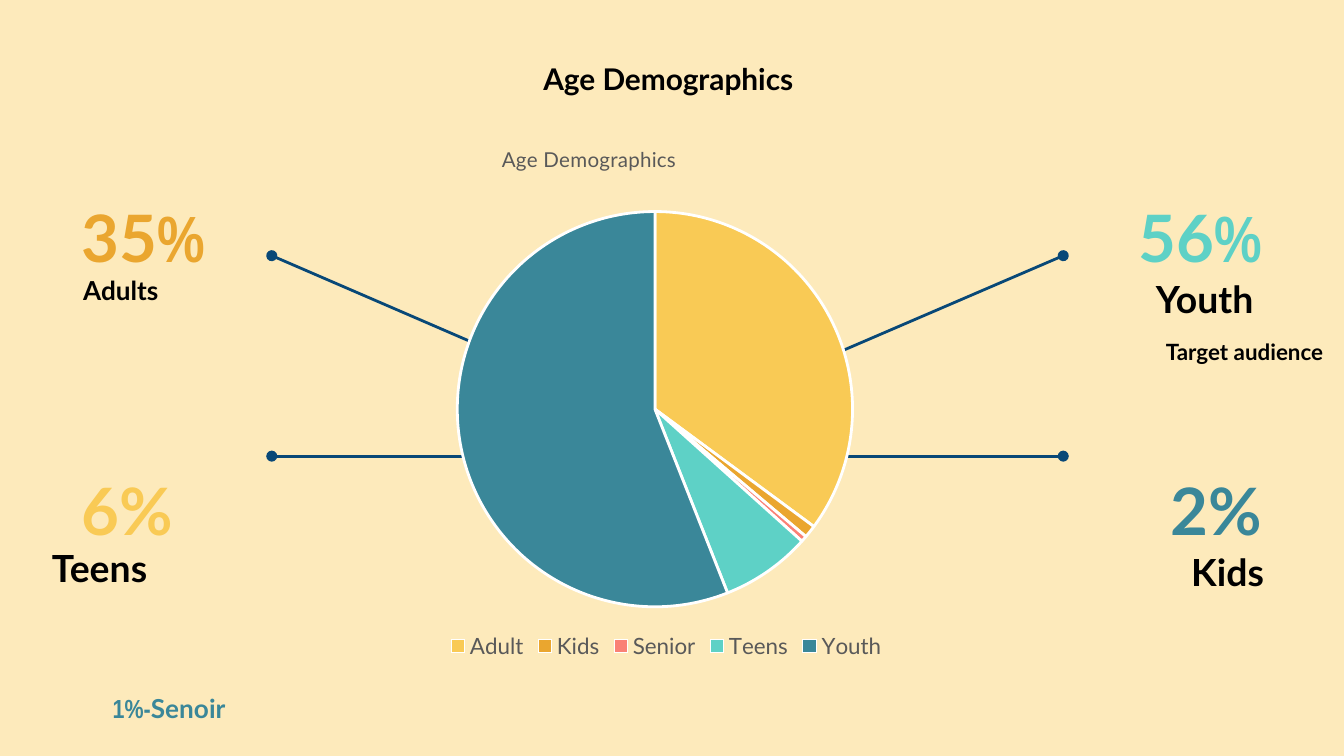
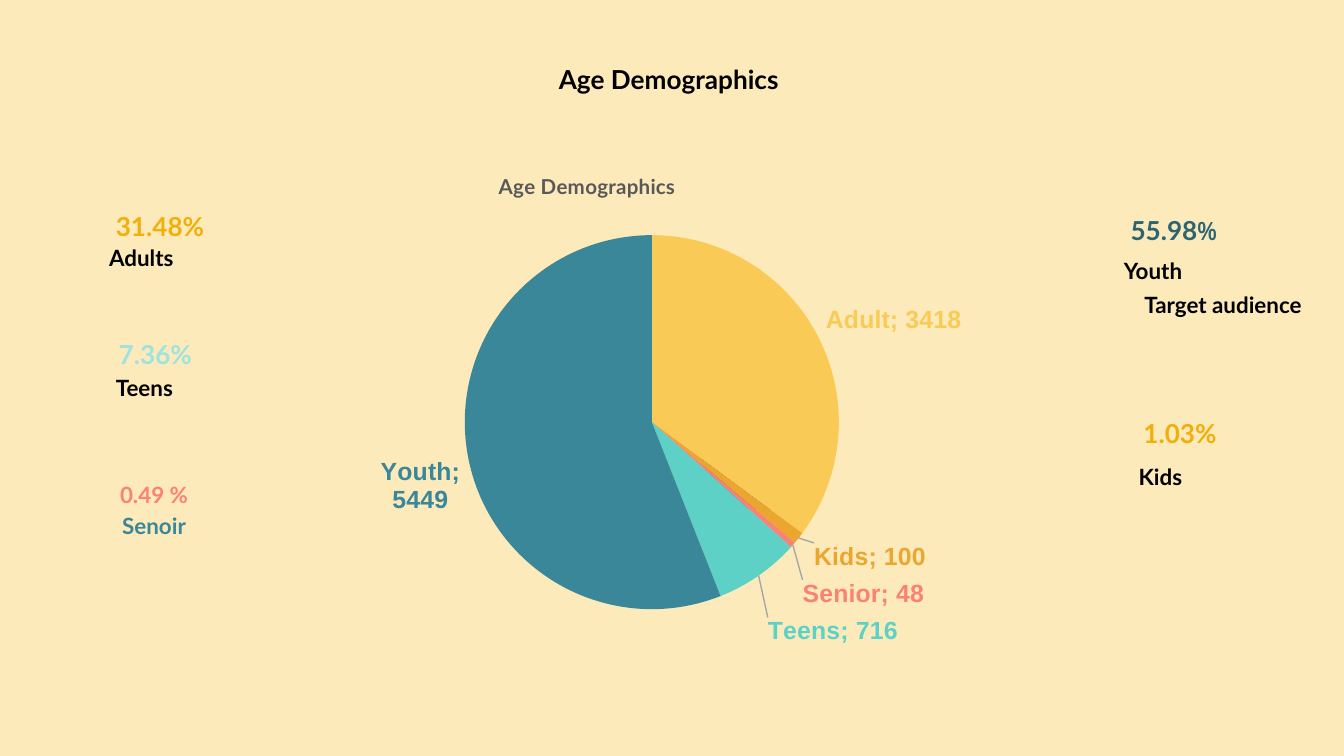
Before and after one commit to Lihle830/BTV-Subscriber-Base-Analysis, a slide deck: slide 3 of Presentation deck/Slides Presantation..pptx (slide 4 before the commit). Drawn at 1344x756 pixels with LibreOffice and Linux fonts; fonts in the diff are those of the drawing. Boxes give left, top, right and bottom in pixels: in the first picture for what was removed or moved away, otherwise in the second. Text is boxed around its words. In the diff, an @@ line names an element or a change of style, - is before the commit and + after.

Commit message:
Slides Presentation

```diff
--- a/Presentation deck/Slides Presantation..pptx
+++ b/Presentation deck/Slides Presantation..pptx
@@ title "Age Demographics" at [559, 69, 779, 94]: size 16 to 14 pt @@
@@ pie chart at [294, 105, 1034, 664] @@
-Series 1: 35, 1, 0, 7, 56
+Series 1: 3418, 100, 48, 716, 5449
@@ data labels of Series 1 added @@
@@ legend changed @@
@@ lettering changed @@
@@ pie chart: place and size @@
-pie chart at [297, 74, 1036, 665]
+pie chart at [294, 105, 1034, 664]
@@ text "Adults": place and size @@
-text "Adults" at [83, 280, 158, 301]
+text "Adults" at [109, 249, 173, 266]
@@ text "Adults" at [109, 249, 173, 266]: size 14 to 12 pt @@
@@ text at [116, 217, 204, 236]: text changed; size 35 to 14 pt; text colour #EAA62F to #F2AF09 @@
-35%
+31.48%
@@ text "Youth": place and size @@
-text "Youth" at [1156, 285, 1254, 314]
+text "Youth" at [1124, 262, 1182, 279]
@@ text at [1131, 221, 1217, 240]: text changed; size 35 to 14 pt; text colour #5ED1C6 to #2B6573 @@
-56%
+55.98%
@@ text "Target audience": place and size @@
-text "Target audience" at [1166, 343, 1323, 364]
+text "Target audience" at [1144, 296, 1301, 317]
@@ size 20 to 12 pt in 3 elements at [1124, 262, 1182, 279], [1139, 468, 1183, 485], [116, 379, 173, 396] @@
@@ text "Teens": place and size @@
-text "Teens" at [52, 555, 147, 583]
+text "Teens" at [116, 379, 173, 396]
@@ text "Kids": place and size @@
-text "Kids" at [1191, 558, 1264, 587]
+text "Kids" at [1139, 468, 1183, 485]
@@ text at [1143, 424, 1216, 443]: text changed; size 35 to 14 pt; text colour #3A8799 to #F2AF09 @@
-2%
+1.03%
@@ group removed at [271, 255, 1063, 456]: 4 arrows @@
@@ text at [120, 487, 186, 534]: text changed; size 14 to 12 pt @@
-1%-Senoir
+0.49 %
+Senoir
```
Also in this commit, not shown: 2 other slides changed.
